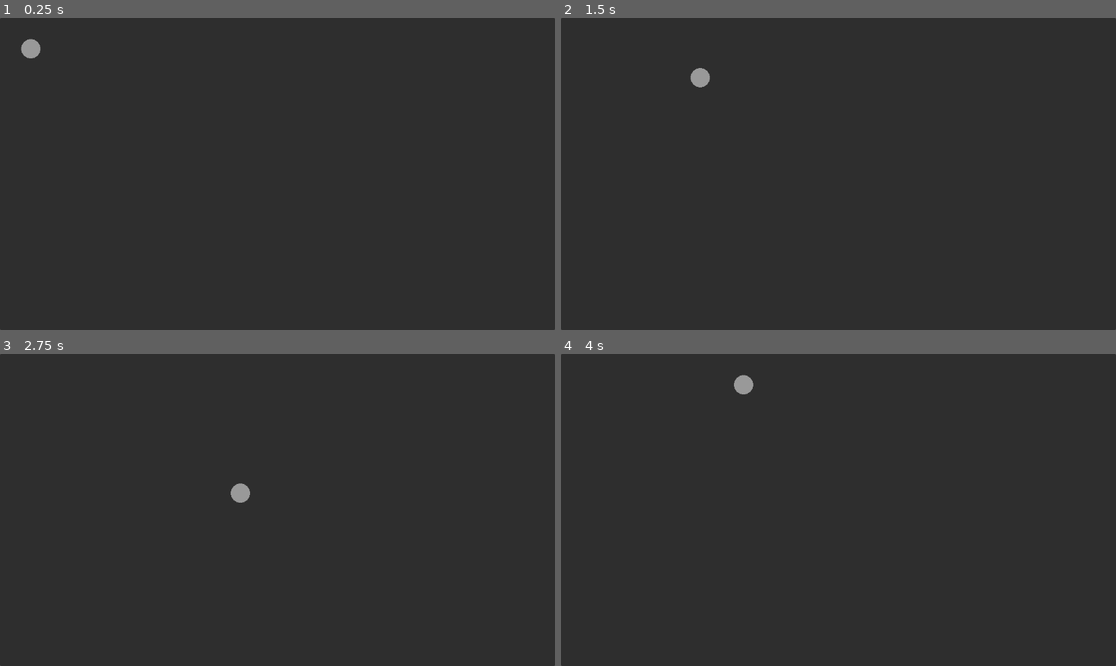
Above: before the commit, frames 1-4 (two rows, left to right).
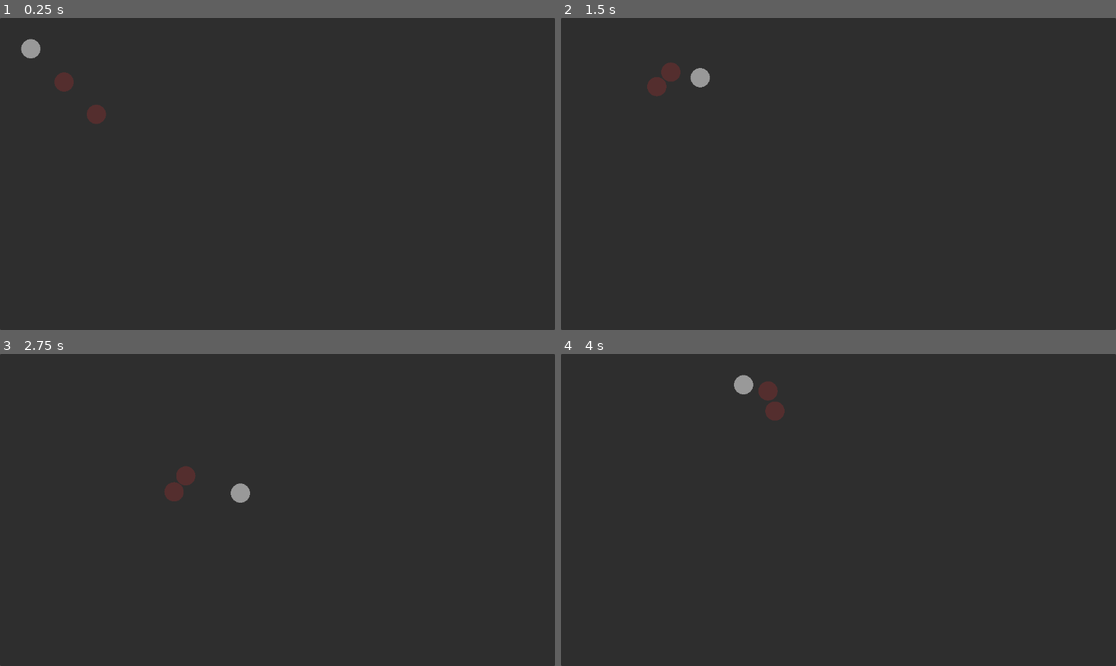
Above: after the commit, the same moments.

Repository: kAntonelli22/stealth
Game: Godot game, scene res://scenes/test_map.tscn
Two runs of this game, one before a commit and one after it. Both use one fixed random seed, a clock stepped at 60 frames per second and the inputs below. The project has no main scene, so this scene is started directly.
Inputs:
- Up to frame 1 (0.25 s): no input
- Up to frame 2 (1.5 s): hold D (move_right) 0.53-1.28 s; hold S (move_down) from 1.28 s (still down)
- Up to frame 3 (2.75 s): release S (move_down) at 2.03 s; hold D (move_right) from 2.03 s (still down)
- Up to frame 4 (4 s): release D (move_right) at 2.78 s; hold W (move_up) 2.78-3.53 s; hold A (move_left) from 3.53 s (still down)

The runs differ from the first frame. In frame 1, 0.3% of the frame differs, in the area x 9-20%, y 17-34%; in frame 2, 0.3%, in the area x 15-22%, y 14-26%; in frame 3, 0.3%; in frame 4, 0.3%.
Error before the commit: Parse Error: Preload file "res://enemy.tscn" does not exist. (res://scripts/test_map.gd:4)

Commit message:
added basic player and enemy along with detection

Diff:
--- a/scenes/enemy.tscn
+++ b/scenes/enemy.tscn
@@ -39,7 +39,7 @@
 [node name="VisionCone" type="Area2D" parent="."]
 
 [node name="CollisionPolygon2D" type="CollisionPolygon2D" parent="VisionCone"]
-polygon = PackedVector2Array(-208, -112, -240, -64, -256, 0, -56, 0, 56, 0, 256, 0, 240, -64, 208, -112, 160, -160, 96, -184, 0, -200, -96, -184, -160, -160)
+polygon = PackedVector2Array(-16, 0, 16, 0, 192, -192, 96, -240, 0, -256, -96, -240, -192, -192)
 
 [node name="CollisionShape2D" type="CollisionShape2D" parent="VisionCone"]
 shape = SubResource("CircleShape2D_kui1y")
--- a/scripts/enemy.gd
+++ b/scripts/enemy.gd
@@ -1,16 +1,26 @@
 extends CharacterBody2D
 
 
-const SPEED = 300.0
-
+const SPEED = 200.0
+var alert : bool = false
+var target_sighted : bool = false
+var target : Node2D
+var target_position : Vector2
 
 func _physics_process(delta: float) -> void:
-   pass
+   if target and target_sighted:
+      position = position.move_toward(target.position, delta * SPEED)
+   elif target and !target_sighted:
+      position = position.move_toward(target_position, delta * SPEED)
+
+   move_and_slide()
 
 func _on_vision_cone_entered(body: Node2D) -> void:
    print("cpu: vision cone entered by: ", body.name)
-   pass # Replace with function body.
+   target = body
+   target_sighted = true
 
 func _on_vision_cone_exited(body: Node2D) -> void:
    print("cpu: vision cone exited: ", body.name)
-   pass # Replace with function body.
+   target_position = target.position
+   target_sighted = true
--- a/scripts/test_map.gd
+++ b/scripts/test_map.gd
@@ -1,7 +1,7 @@
 extends Node2D
 
 # scenes
-var guard_scene := preload("res://enemy.tscn")
+var guard_scene := preload("res://scenes/enemy.tscn")
 
 # Called when the node enters the scene tree for the first time.
 func _ready() -> void:
@@ -18,5 +18,5 @@
    print("map: instancing guard at ", guard_position)
    var guard := guard_scene.instantiate()
    guard.position = guard_position
-   guard.rotate(guard_rotation)
+   guard.rotation += deg_to_rad(guard_rotation)
    add_child(guard)
Not shown: 2 places in scenes/enemy.tscn that only renumber resources
